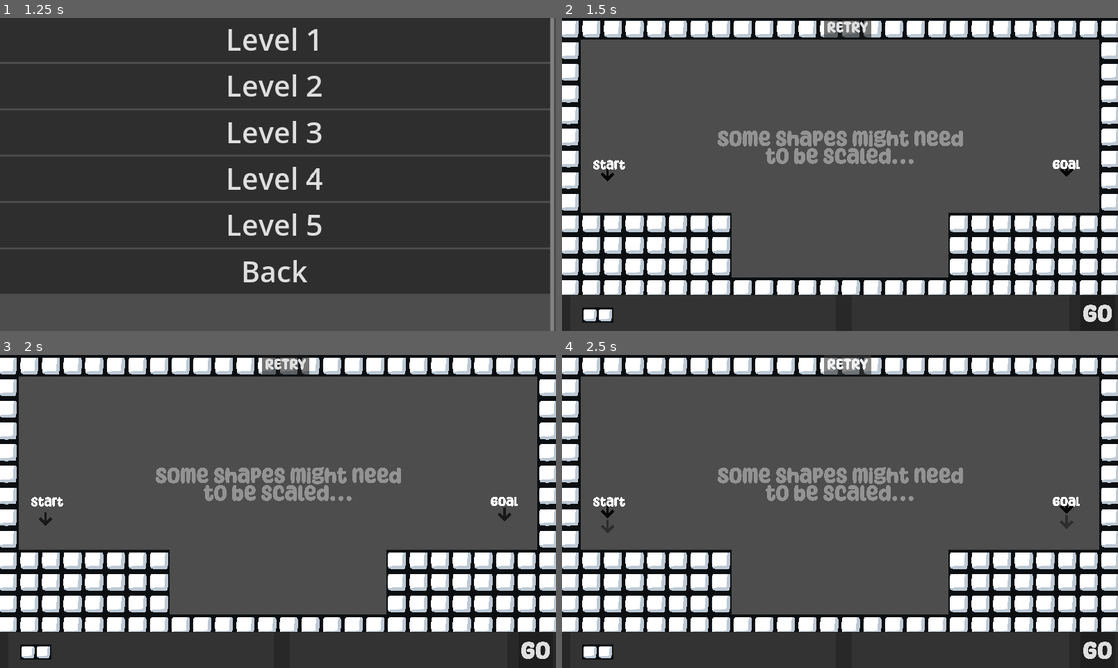
Above: before the commit, frames 1-4 (two rows, left to right).
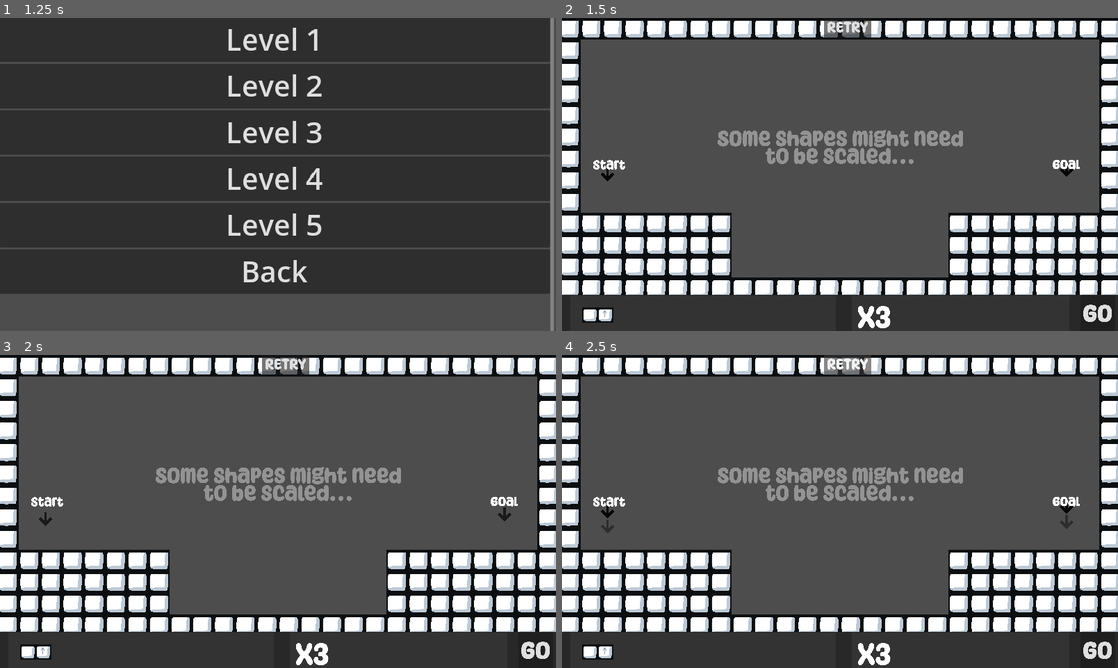
Above: after the commit, the same moments.

Repository: matt-neave/shapeEscape
Game: Godot game, scene res://scenes/menu.tscn
Two runs of this game, one before a commit and one after it. Both use one fixed random seed, a clock stepped at 60 frames per second and the inputs below.
Inputs:
- Up to frame 1 (1.25 s): click "Start Game" at 0.5 s
- Up to frame 2 (1.5 s): click "Level 2" at 1.25 s
- Up to frame 3 (2 s): no input
- Up to frame 4 (2.5 s): click "RETRY" at 2 s

Frame 1 is identical in both runs. In frame 2, 0.3% of the frame differs, in the area x 7-60%, y 92-100%; in frame 3, 0.3%; in frame 4, 0.3%.

Commit message:
level select

Diff:
--- a/scripts/game_manager.gd
+++ b/scripts/game_manager.gd
@@ -100,7 +100,6 @@
 	if current_level_index + 1 < level_unlocked.size():
 		level_unlocked[current_level_index + 1] = true
 
-	current_level_index += 1
 	_go_to_level_select()
 
 
--- a/scripts/level-select.gd
+++ b/scripts/level-select.gd
@@ -49,6 +49,7 @@
 
 func _on_level_button_pressed(level: int) -> void:
 	var scene_path = "res://scenes/levels/level_%d.tscn" % level
+	GameManager.current_level_index = level
 	get_tree().change_scene_to_file(scene_path)
 
 func _on_Back_pressed() -> void:
